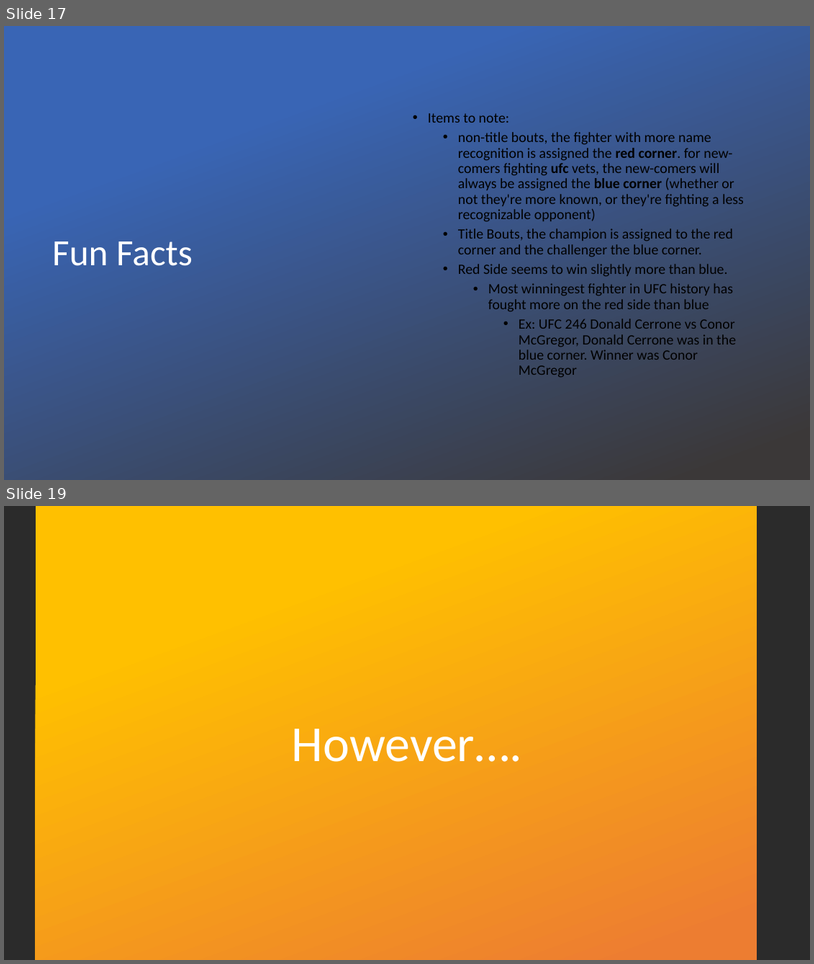
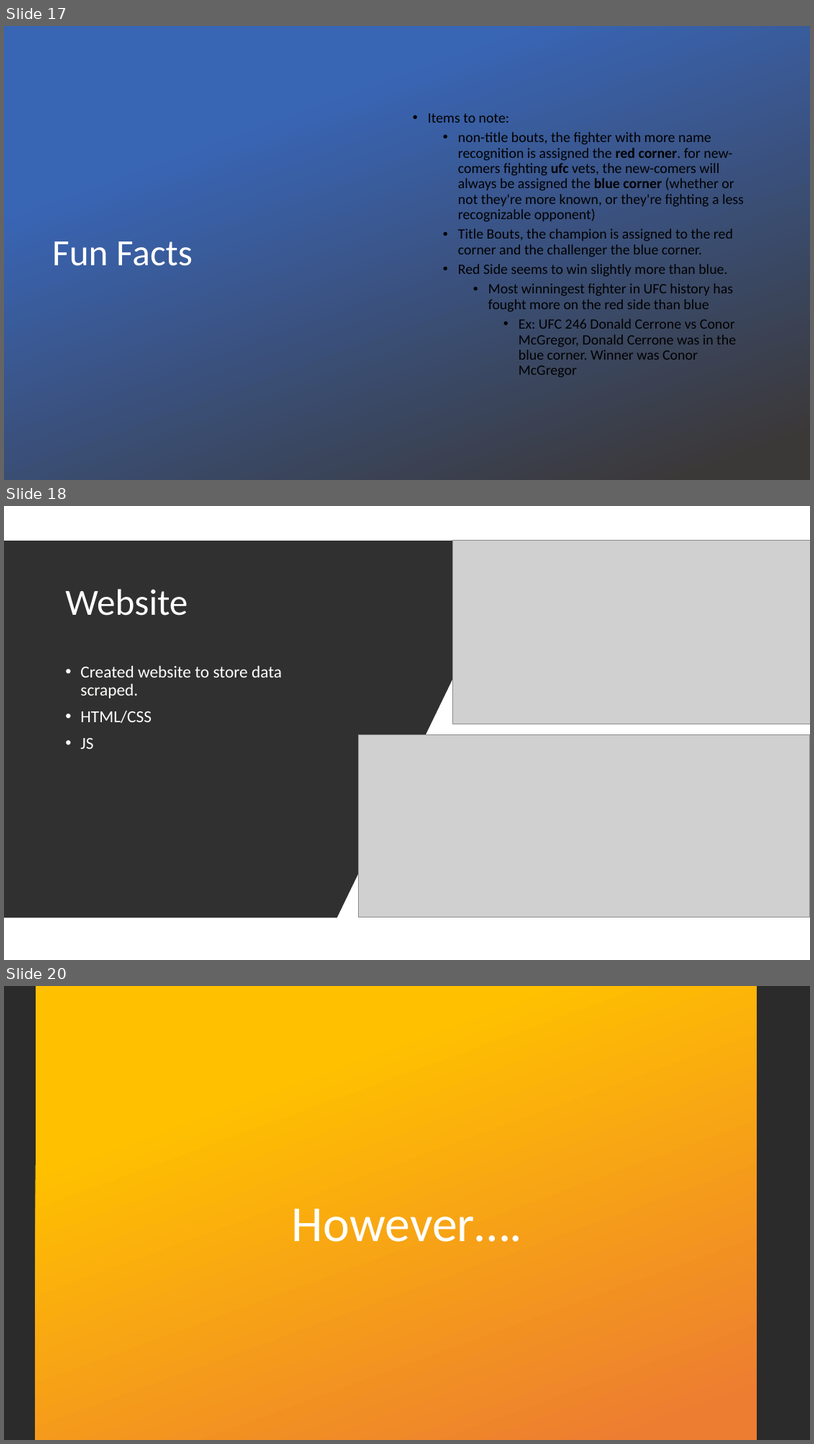
Before and after one commit to Rich-Hamilton88/machine_learning_project, a slide deck: Machine Learning Project/UFC.pptx. Shown one above the other, each under a label of ours: slides 17 and 19 before the commit, slides 17, 18 and 20 after it; the slides between them are not shown. The pictures are 814x964 and 814x1444 pixels, drawn with LibreOffice and Linux fonts; fonts in the diff are those of the drawing; grey boxes stand for pictures; background and template pictures are left out; a plain dark background stands for a picture behind light text. Boxes give left, top, right and bottom in pixels: in the first picture for what was removed or moved away, otherwise in the second. Text is boxed around its words. In the diff, an @@ line names an element or a change of style, - is before the commit and + after.

Commit message:
final presentation update

```diff
--- a/Machine Learning Project/UFC.pptx
+++ b/Machine Learning Project/UFC.pptx
@@ slide 18 added at (x1=4, y1=506, x2=810, y2=960), background #000000 @@
@@ rectangle added at (x1=4, y1=506, x2=810, y2=960), fill #FFFFFF @@
@@ freeform shape added at (x1=4, y1=541, x2=520, y2=917), fill #303030 @@
@@ picture added at (x1=453, y1=541, x2=810, y2=723) @@
@@ title added at (x1=65, y1=589, x2=188, y2=615), 44 pt, text #FFFFFE @@
+Website
@@ text added at (x1=80, y1=665, x2=282, y2=749), 20 pt, text #FFFFFE @@
+• Created website to store data scraped.
+• HTML/CSS
+• JS
@@ picture added at (x1=359, y1=735, x2=810, y2=917) @@
@@ what was slide 19 is now slide 20 @@
```
